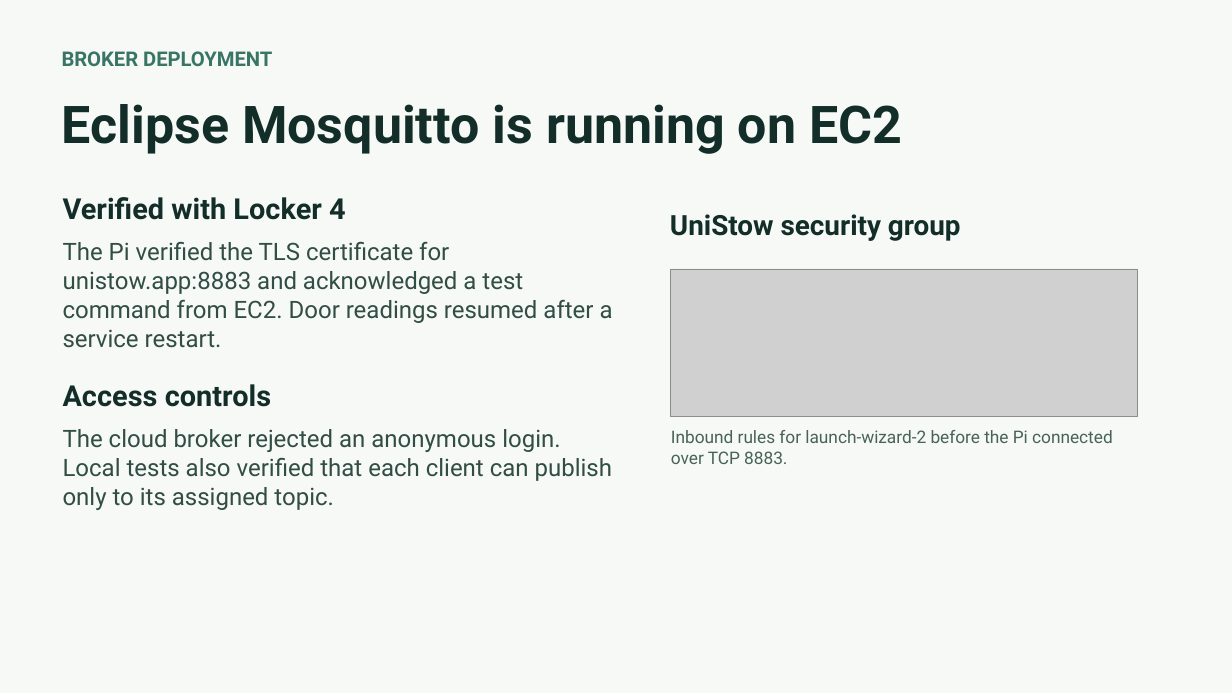
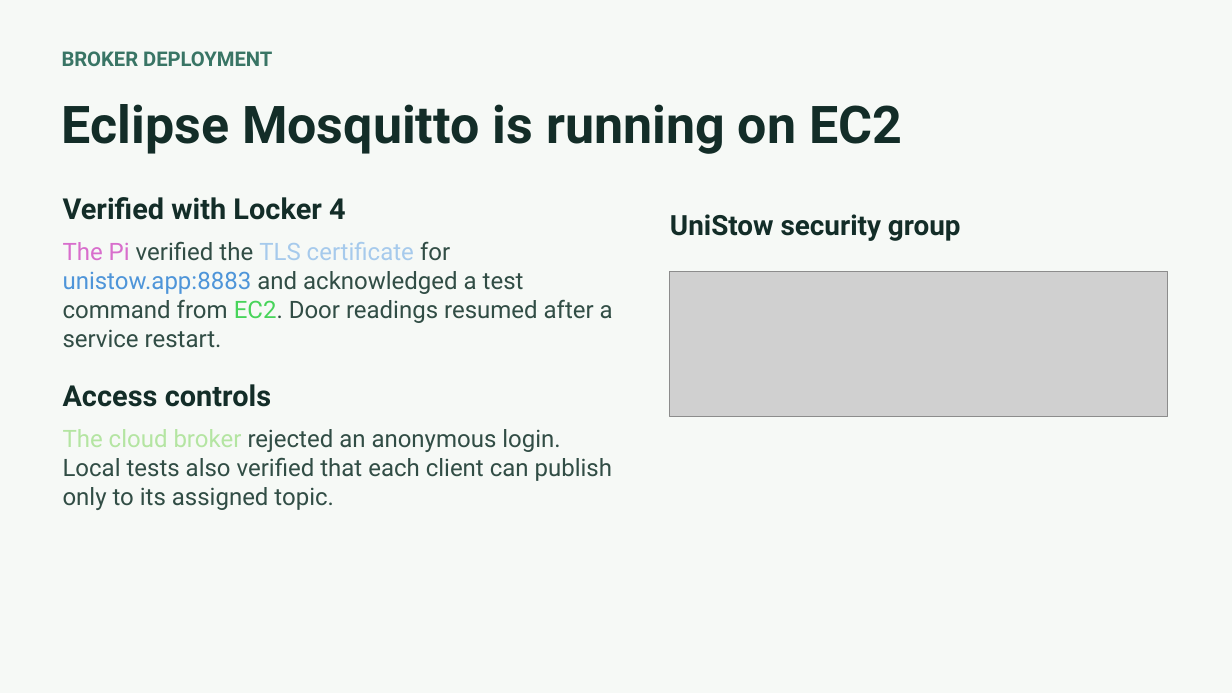
Before and after one commit to nikitsya/UniStow, a slide deck: slide 8 of docs/presentations/UniStow-Progress-Review-2026-11-11.pptx. Drawn at 1232x693 pixels with LibreOffice and Linux fonts; fonts in the diff are those of the drawing; grey boxes stand for pictures. Boxes give left, top, right and bottom in pixels: in the first picture for what was removed or moved away, otherwise in the second. Text is boxed around its words. In the diff, an @@ line names an element or a change of style, - is before the commit and + after.

```diff
--- a/docs/presentations/UniStow-Progress-Review-2026-11-11.pptx
+++ b/docs/presentations/UniStow-Progress-Review-2026-11-11.pptx
@@ text "The Pi verified the TLS ..." at (x1=63, y1=241, x2=613, y2=323): text colour #314D45 to #D86ECC in "The Pi"; text colour #314D45 to #A6CAEC in "TLS certificate"; text colour #314D45 to #4E95D9 in "unistow.app:8883"; text colour #314D45 to #47D45A in "EC2." @@
@@ picture resized from (x1=671, y1=269, x2=1138, y2=416) to (x1=670, y1=271, x2=1168, y2=417) @@
@@ text "The cloud broker rejected an ..." at (x1=63, y1=429, x2=612, y2=510): text colour #314D45 to #B4E5A2 in "The cloud broker" @@
@@ text removed at (x1=671, y1=430, x2=1113, y2=464) @@
-Inbound rules for launch-wizard-2 before the Pi connected over TCP 8883.
```
Also in this commit, not shown: 9 other slides changed.
